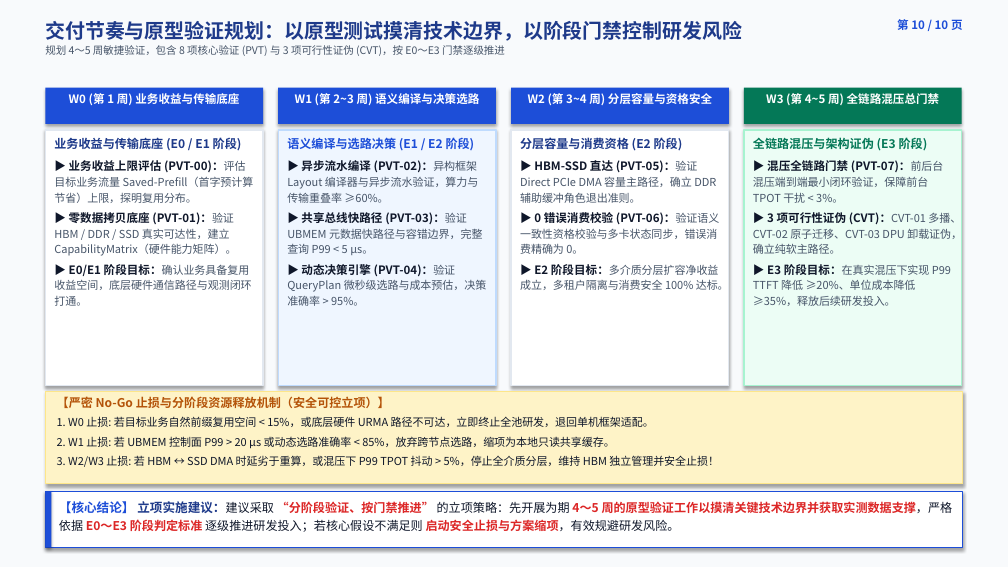
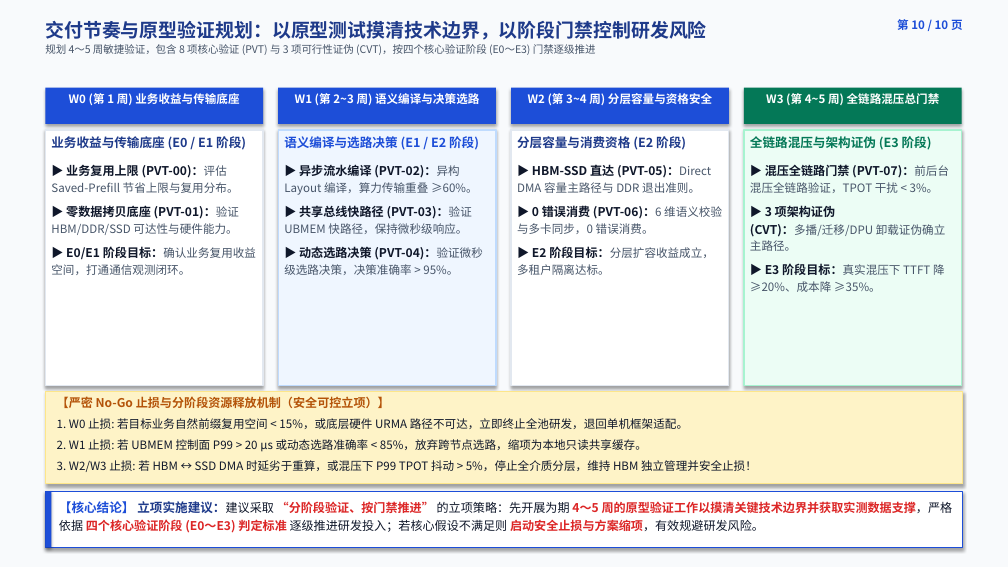
Before and after one commit to stonetree/reports, a slide deck: slide 11 of kvcache/unified_kv_memory/统一异构KVCache存储池_第一方推理基础设施立项汇报_10页精美图表增强版_20260814.pptx. Drawn at 1008x567 pixels with LibreOffice and Linux fonts; fonts in the diff are those of the drawing. Boxes give left, top, right and bottom in pixels: in the first picture for what was removed or moved away, otherwise in the second. Text is boxed around its words. In the diff, an @@ line names an element or a change of style, - is before the commit and + after.

```diff
--- a/kvcache/unified_kv_memory/统一异构KVCache存储池_第一方推理基础设施立项汇报_10页精美图表增强版_20260814.pptx
+++ b/kvcache/unified_kv_memory/统一异构KVCache存储池_第一方推理基础设施立项汇报_10页精美图表增强版_20260814.pptx
@@ text at bbox=[45, 21, 707, 40]: size 19 to 18 pt in "交付节奏与原型验证规划：以原型测试摸清技术边界，以阶段门禁控制研发风险" @@
@@ text at bbox=[45, 44, 596, 55]: text changed @@
-规划 4～5 周敏捷验证，包含 8 项核心验证 (PVT) 与 3 项可行性证伪 (CVT)，按 E0～E3 门禁逐级推进
+规划 4～5 周敏捷验证，包含 8 项核心验证 (PVT) 与 3 项可行性证伪 (CVT)，按四个核心验证阶段 (E0～E3) 门禁逐级推进
@@ text at bbox=[51, 136, 246, 150]: size 11.5 to 12 pt in "业务收益与传输底座 (E0 / E1 阶段)"; more space between paragraphs @@
@@ text at bbox=[284, 136, 479, 150]: size 11.5 to 12 pt in "语义编译与选路决策 (E1 / E2 阶段)"; more space between paragraphs @@
@@ text at bbox=[517, 136, 686, 150]: size 11.5 to 12 pt in "分层容量与消费资格 (E2 阶段)"; more space between paragraphs @@
@@ text at bbox=[750, 136, 932, 150]: size 11.5 to 12 pt in "全链路混压与架构证伪 (E3 阶段)"; more space between paragraphs @@
@@ text at bbox=[51, 165, 256, 275]: text changed; size 10.5 to 11 pt @@
-▶ 业务收益上限评估 (PVT-00)：评估目标业务流量 Saved-Prefill（首字预计算节省）上限，探明复用分布。
-▶ 零数据拷贝底座 (PVT-01)：验证 HBM / DDR / SSD 真实可达性，建立 CapabilityMatrix（硬件能力矩阵）。
-▶ E0/E1 阶段目标：确认业务具备复用收益空间，底层硬件通信路径与观测闭环打通。
+▶ 业务复用上限 (PVT-00)：评估 Saved-Prefill 节省上限与复用分布。
+▶ 零数据拷贝底座 (PVT-01)：验证 HBM/DDR/SSD 可达性与硬件能力。
+▶ E0/E1 阶段目标：确认业务复用收益空间，打通通信观测闭环。
@@ text at bbox=[284, 164, 483, 275]: text changed; size 10.5 to 11 pt @@
-▶ 异步流水编译 (PVT-02)：异构框架 Layout 编译器与异步流水验证，算力与传输重叠率 ≥60%。
-▶ 共享总线快路径 (PVT-03)：验证 UBMEM 元数据快路径与容错边界，完整查询 P99 < 5 µs。
-▶ 动态决策引擎 (PVT-04)：验证 QueryPlan 微秒级选路与成本预估，决策准确率 > 95%。
+▶ 异步流水编译 (PVT-02)：异构 Layout 编译，算力传输重叠 ≥60%。
+▶ 共享总线快路径 (PVT-03)：验证 UBMEM 快路径，保持微秒级响应。
+▶ 动态选路决策 (PVT-04)：验证微秒级选路决策，决策准确率 > 95%。
@@ text at bbox=[517, 165, 722, 275]: text changed; size 10.5 to 11 pt @@
-▶ HBM-SSD 直达 (PVT-05)：验证 Direct PCIe DMA 容量主路径，确立 DDR 辅助缓冲角色退出准则。
-▶ 0 错误消费校验 (PVT-06)：验证语义一致性资格校验与多卡状态同步，错误消费精确为 0。
-▶ E2 阶段目标：多介质分层扩容净收益成立，多租户隔离与消费安全 100% 达标。
+▶ HBM-SSD 直达 (PVT-05)：Direct DMA 容量主路径与 DDR 退出准则。
+▶ 0 错误消费 (PVT-06)：6 维语义校验与多卡同步，0 错误消费。
+▶ E2 阶段目标：分层扩容收益成立，多租户隔离达标。
@@ text at bbox=[750, 164, 949, 292]: text changed; size 10.5 to 11 pt @@
-▶ 混压全链路门禁 (PVT-07)：前后台混压端到端最小闭环验证，保障前台 TPOT 干扰 < 3%。
-▶ 3 项可行性证伪 (CVT)：CVT-01 多播、CVT-02 原子迁移、CVT-03 DPU 卸载证伪，确立纯软主路径。
-▶ E3 阶段目标：在真实混压下实现 P99 TTFT 降低 ≥20%、单位成本降低 ≥35%，释放后续研发投入。
+▶ 混压全链路门禁 (PVT-07)：前后台混压全链路验证，TPOT 干扰 < 3%。
+▶ 3 项架构证伪 (CVT)：多播/迁移/DPU 卸载证伪确立主路径。
+▶ E3 阶段目标：真实混压下 TTFT 降 ≥20%、成本降 ≥35%。
@@ text at bbox=[57, 418, 757, 472]: size 10.5 to 11 pt in "1. W0 止损: 若目标业务自然前缀复用空间 < 15%，或底层硬件 URMA ...", "2. W1 止损: 若 UBMEM 控制面 P99 ...", "3. W2/W3 止损: 若 HBM ↔ SSD ..."; more space between paragraphs @@
@@ text at bbox=[59, 501, 953, 533]: text changed @@
-【核心结论】 立项实施建议：建议采取 “分阶段验证、按门禁推进” 的立项策略：先开展为期 4～5 周的原型验证工作以摸清关键技术边界并获取实测数据支撑，严格依据 E0～E3 阶段判定标准 逐级推进研发投入；若核心假设不满足则 启动安全止损与方案缩项，有效规避研发风险。
+【核心结论】 立项实施建议：建议采取 “分阶段验证、按门禁推进” 的立项策略：先开展为期 4～5 周的原型验证工作以摸清关键技术边界并获取实测数据支撑，严格依据 四个核心验证阶段 (E0～E3) 判定标准 逐级推进研发投入；若核心假设不满足则 启动安全止损与方案缩项，有效规避研发风险。
```
Also in this commit, not shown: 11 other slides changed, 4 other files.
